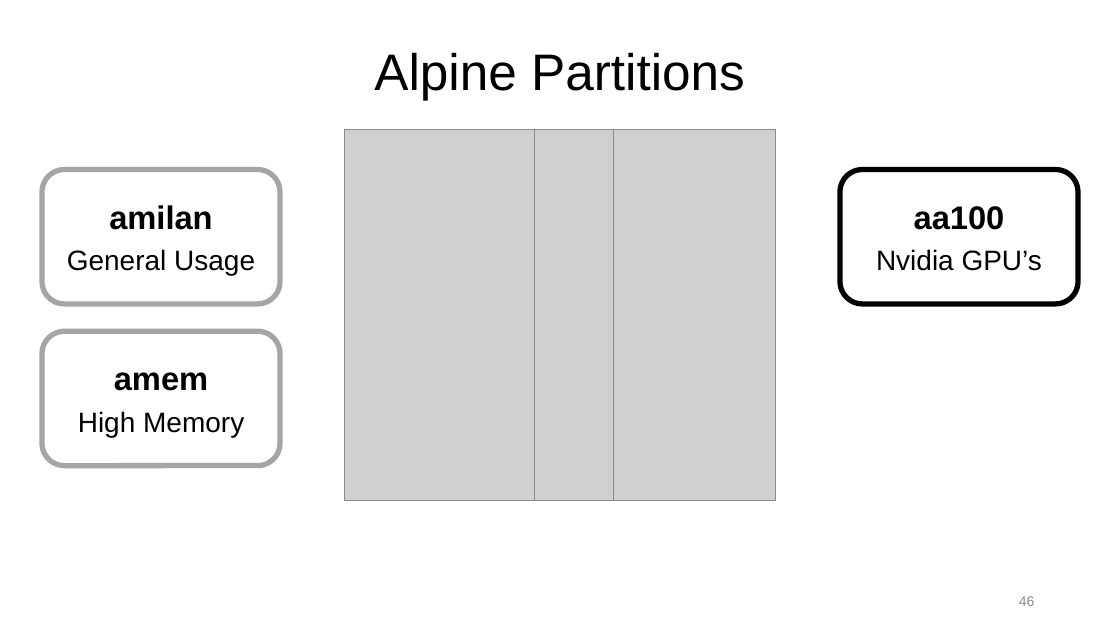
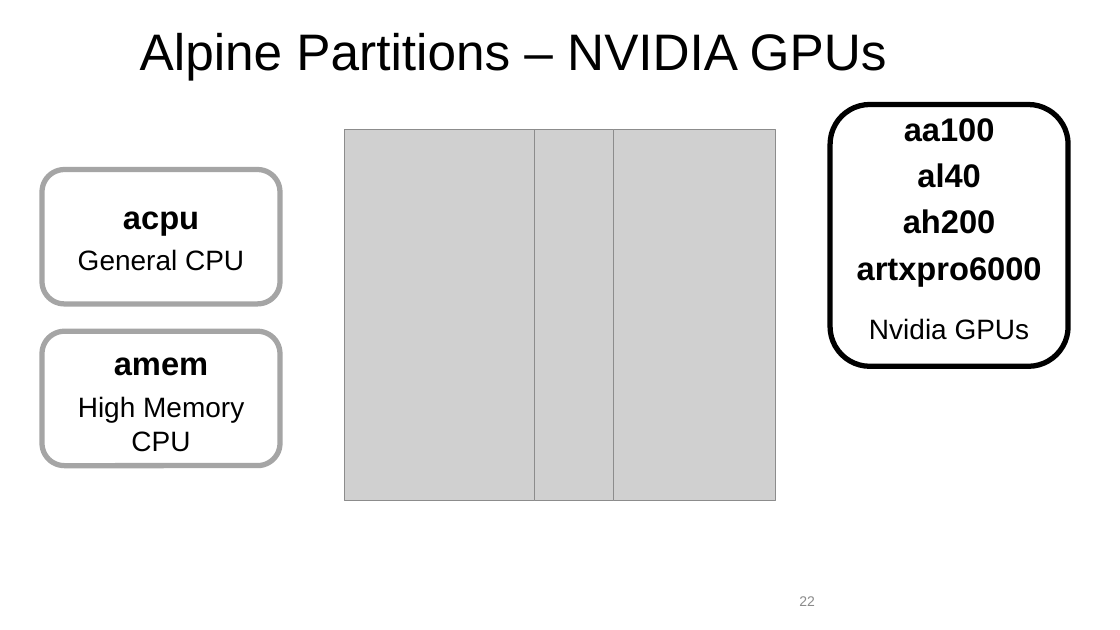
Before and after one commit to ResearchComputing/Getting_Started_With_Research_Computing, a slide deck: slide 22 of Command_Line_And_Job_Scheduling.pptx (slide 46 before the commit). Drawn at 1120x630 pixels with LibreOffice and Linux fonts; fonts in the diff are those of the drawing; grey boxes stand for pictures; background and template pictures are left out. Boxes give left, top, right and bottom in pixels: in the first picture for what was removed or moved away, otherwise in the second. Text is boxed around its words. In the diff, an @@ line names an element or a change of style, - is before the commit and + after.

```diff
--- a/Command_Line_And_Job_Scheduling.pptx
+++ b/Command_Line_And_Job_Scheduling.pptx
@@ title at bbox=[140, 32, 887, 80]: text changed @@
-Alpine Partitions
+Alpine Partitions – NVIDIA GPUs
@@ rounded rectangle: place and size @@
-rounded rectangle at bbox=[840, 170, 1078, 304]
+rounded rectangle at bbox=[830, 104, 1068, 366]
@@ text "aa100": place and size @@
-text "aa100" at bbox=[876, 206, 1042, 271]
+text "aa100" at bbox=[857, 118, 1042, 340]
@@ text at bbox=[857, 163, 1042, 340]: text changed; size 24 to 28 pt; bold on @@
-Nvidia GPU’s
+al40
+ah200
+artxpro6000
+Nvidia GPUs
@@ text at bbox=[78, 211, 244, 271]: text changed @@
-amilan
-General Usage
+acpu
+General CPU
@@ text "amem": place and size @@
-text "amem" at bbox=[78, 372, 244, 437]
+text "amem" at bbox=[78, 357, 244, 452]
@@ text at bbox=[78, 396, 244, 452]: text changed @@
-High Memory
+High Memory CPU
@@ page number added at bbox=[799, 596, 815, 606], 12 pt, text #8C8C8C @@
+22
@@ page number removed at bbox=[1019, 596, 1035, 606] @@
-46
```
Also in this commit, not shown: 20 other slides changed, 11 slides added, 17 slides removed, 1 other file.
